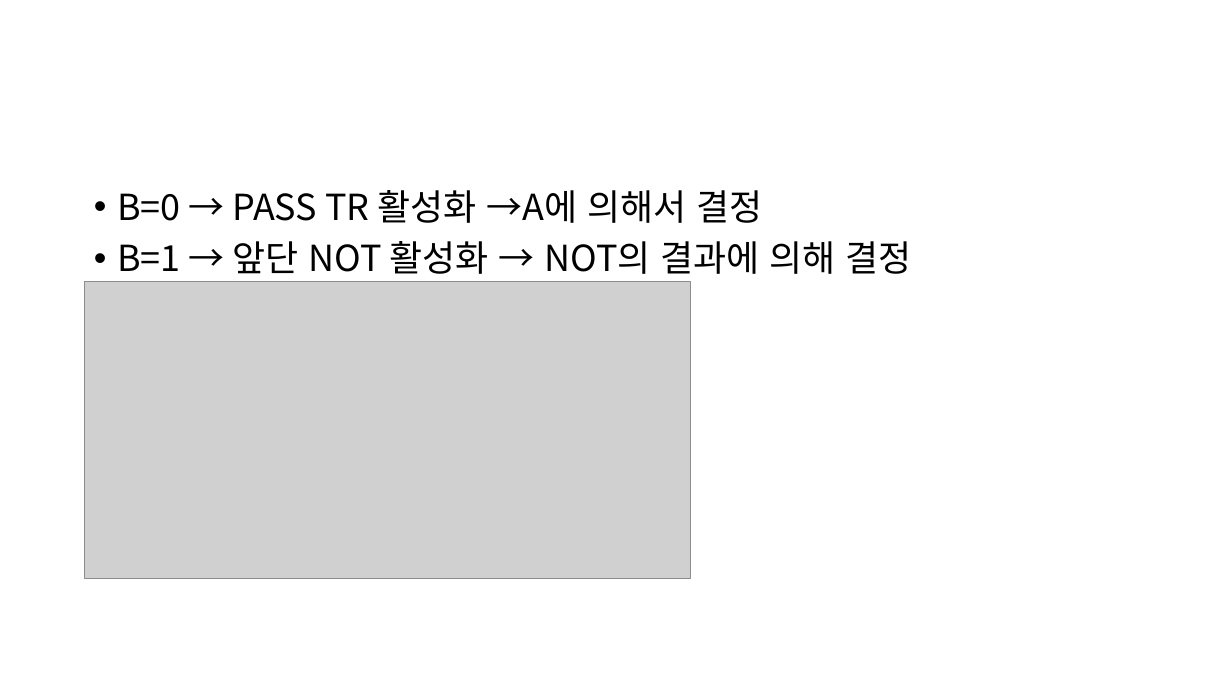
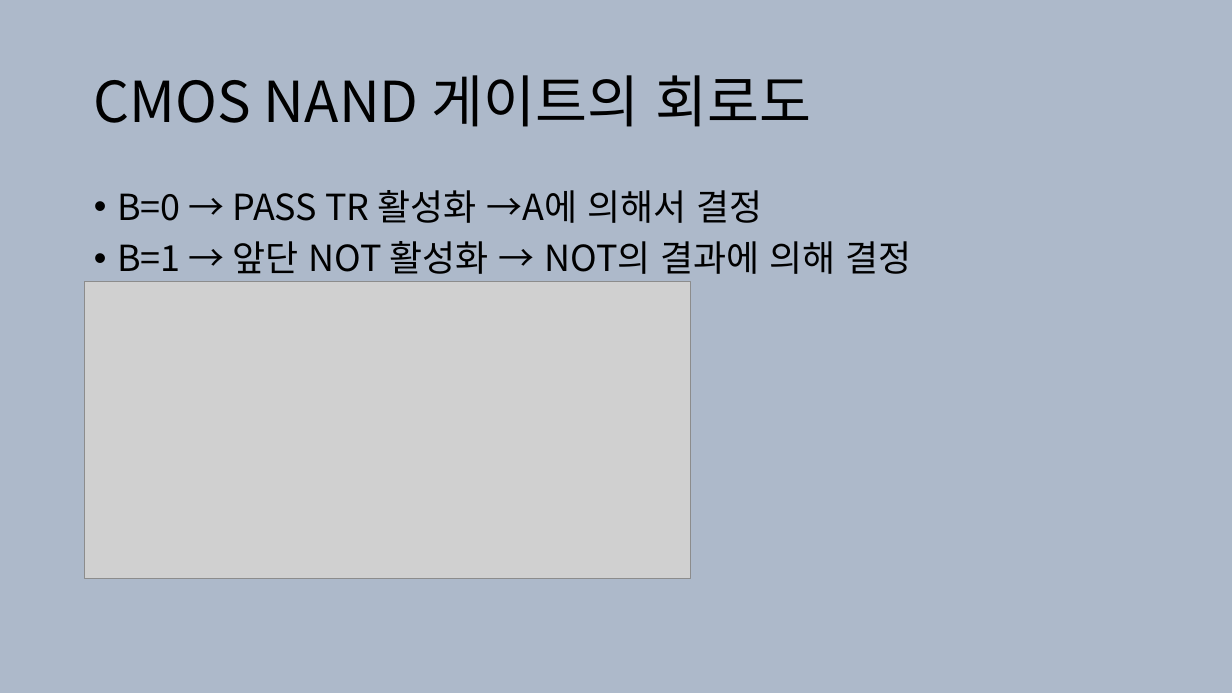
Before and after one commit to jwl1109/IOT, a slide deck: slide 21 of VLSI design 설계 실습/2025-05-28.pptx (slide 20 before the commit). Drawn at 1232x693 pixels with LibreOffice and Linux fonts; fonts in the diff are those of the drawing; grey boxes stand for pictures. Boxes give left, top, right and bottom in pixels: in the first picture for what was removed or moved away, otherwise in the second. Text is boxed around its words. In the diff, an @@ line names an element or a change of style, - is before the commit and + after.

```diff
--- a/VLSI design 설계 실습/2025-05-28.pptx
+++ b/VLSI design 설계 실습/2025-05-28.pptx
@@ background #FFFFFF to #ADB9CA @@
@@ title added at [94,75,811,127], 44 pt, text #000000 @@
+CMOS NAND 게이트의 회로도
```
Also in this commit, not shown: 12 other slides changed, 9 slides added, 8 slides removed, 4 other files.
